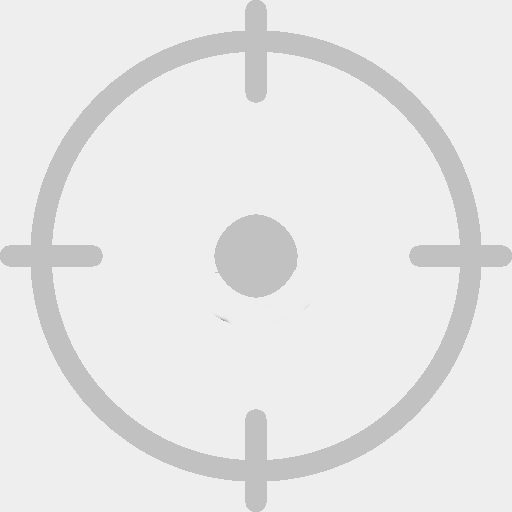
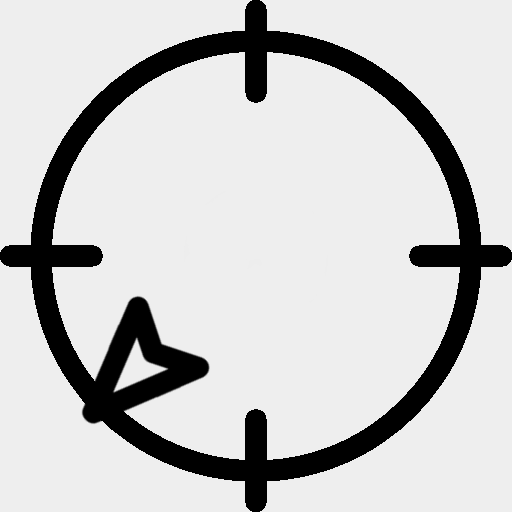
Comparing the layer stacks of the two (512, 512) images. Changes:
added layer "Copie de Calque Copié #4" above "Copie de Calque Copié #3" over <box>81,295,210,425</box>
added layer "Copie de EMaps-Center-Direction-icon.png #5" above "Copie de EMaps-Center-Direction-icon.png #1" over <box>0,0,512,512</box>
hid "EMaps-Center-Direction-icon.png" over <box>0,0,512,512</box>
